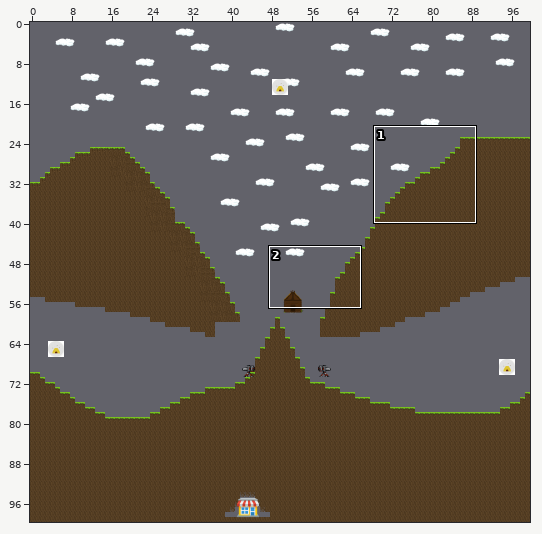
One commit to this Tiled map (JSON): public/assets/levels/level4.json. Above, an overview of the earlier version with the close-up marked.
Close-up. Before the commit:
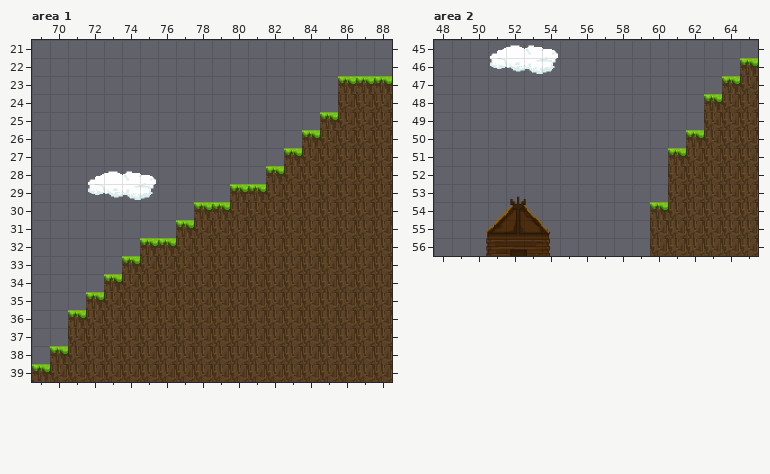
Cells are 32x32 px. Shown: area 1 x 69..88, y 21..39; area 2 x 48..65, y 45..56. The commit also changed other parts of the map, which this record leaves out.
Once edited:
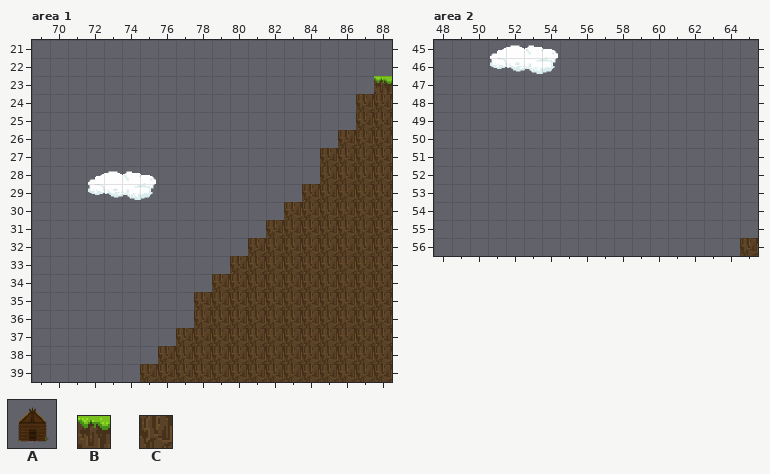
Key: from "base_items": A 3 "house"; from "tileset_platformer01": B 0, C 24.
_ is an empty cell.
Objects are placed by their top-left corner, in cells (3,4 is the top-left corner of cell 3,4); size is 1x1 cell unless given.
Edits made:
Layer "layer01", area 1:
y 23: x 86..87 BB -> __
y 24: x 86 C -> _
y 25: x 85..86 BC -> __
y 26: x 84..85 BC -> __
y 27: x 83..84 BC -> __
y 28: x 82..84 BCC -> ___
y 29: x 80..83 BBCC -> ____
y 30: x 78..82 BBCCC -> _____
y 31: x 77..81 BCCCC -> _____
y 32: x 75..80 BBCCCC -> ______
y 33: x 74..79 BCCCCC -> ______
y 34: x 73..78 BCCCCC -> ______
y 35: x 72..77 BCCCCC -> ______
y 36: x 71..77 BCCCCCC -> _______
y 37: x 71..76 CCCCCC -> ______
y 38: x 70..75 BCCCCC -> ______
y 39: x 69..74 BCCCCC -> ______
Layer "layer01", area 2:
y 46: x 65 B -> _
y 47: x 64..65 BC -> __
y 48: x 63..65 BCC -> ___
y 49: x 63..65 CCC -> ___
y 50: x 62..65 BCCC -> ____
y 51: x 61..65 BCCCC -> _____
y 52..53: x 61..65 CCCCC -> _____
y 54: x 60..65 BCCCCC -> ______
y 55: x 60..65 CCCCCC -> ______
y 56: x 60..64 CCCCC -> _____
Layer "layer02", area 2:
changed: A "base" at 49.6,52.7 size 6.1x6.5 -> outside this view
Boxes around the changes in both close-ups, in picture pixels (x1, y1, x2, y2):
removed: (32, 76, 374, 382)
removed: (650, 58, 758, 256)
old place: (485, 196, 550, 256)
